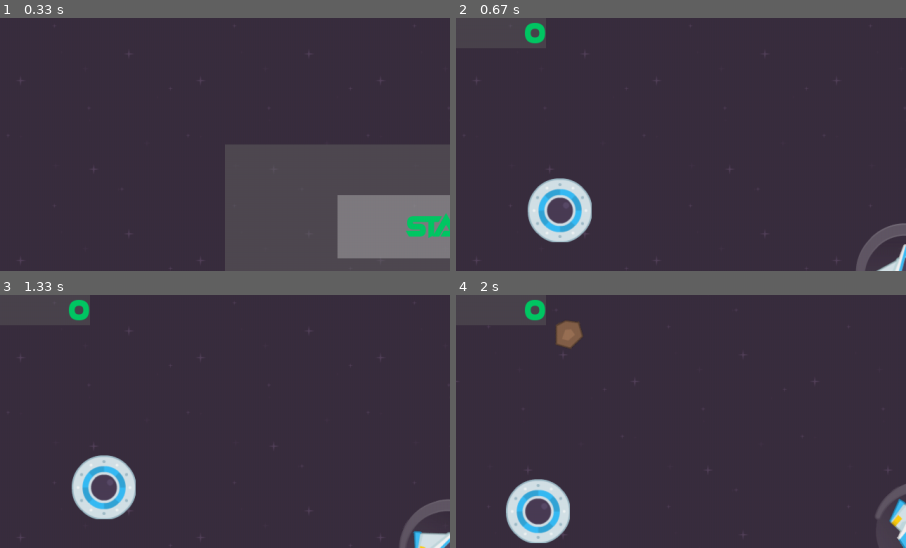
Above: before the commit, frames 1-4 (two rows, left to right).
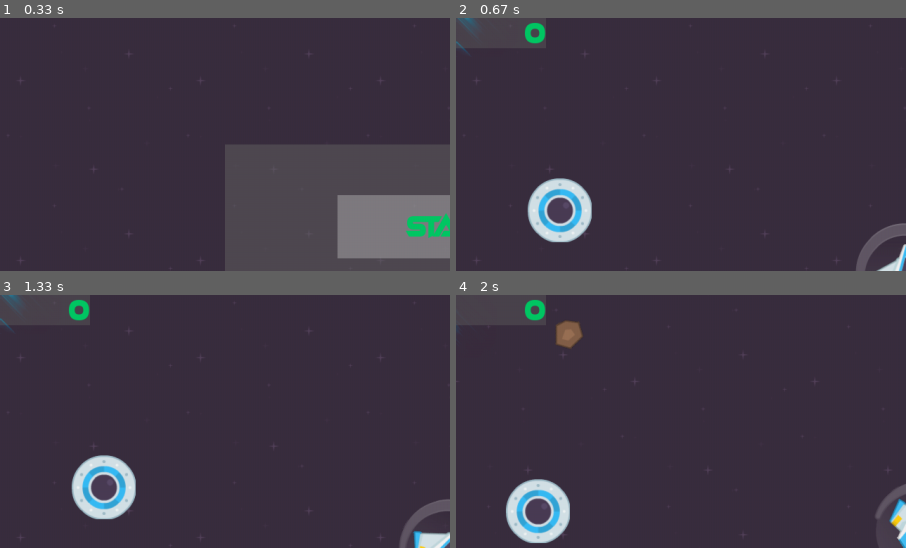
Above: after the commit, the same moments.

Repository: genericprogrammerdude/pygamengn
Game: pygame game, started from main.py
Two runs of this game, one before a commit and one after it. Both use one fixed random seed, a clock stepped at 60 frames per second and the inputs below.
Inputs:
- Up to frame 1 (0.33 s): no input
- Up to frame 2 (0.67 s): click "Start" at 0.38 s
- Up to frame 3 (1.33 s): tap Space at 0.67 s; hold D from 1 s (still down)
- Up to frame 4 (2 s): release D at 1.47 s; hold W 1.5-1.8 s; hold D from 1.83 s (still down)
The pictures show only the part of the screen within x 0-50%, y 0-50%; the shares and areas given below are measured in that part.

Frame 1 is identical in both runs. In frame 2, 0.1% of the frame differs, in the area x 0-5%, y 0-14%; in frame 3, 0.1%; in frame 4, less than 0.1%.

Commit message:
Added NavArrow to point to the next waypoint.

Diff:
--- a/Assets/inventory.json
+++ b/Assets/inventory.json
@@ -38,7 +38,8 @@
         "asteroid_18": "Assets/SpaceShooterRedux/PNG/Meteors/meteorGrey_tiny1.png",
         "asteroid_19": "Assets/SpaceShooterRedux/PNG/Meteors/meteorGrey_tiny2.png",
         "background": "Assets/SpaceShooterRedux/Backgrounds/darkPurple.png",
-        "waypoint": "Assets/SpaceShooterRedux/PNG/ufoBlue.png"
+        "waypoint": "Assets/SpaceShooterRedux/PNG/ufoBlue.png",
+        "arrow": "Assets/arrow.png"
     },
 
     "assets": {
@@ -95,6 +96,7 @@
                     ["Level_02/Waypoint"],
                     ["Level_02/AsteroidProjectile"],
                     ["Level_02/AsteroidTurret", "Level_02/AsteroidTurretGun"],
+                    ["NavArrow"],
                     ["AnimatedTexture"],
                     ["HealthBar"]
                 ]
@@ -289,7 +291,8 @@
                 "fire_freq": 200,
                 "game_object_type:mover": "PlayerShipMover",
                 "death_effect": "ExplosionBig",
-                "damage": 50
+                "damage": 50,
+                "game_object_type:nav_arrow": "NavArrow"
             },
             "groups": [
                 "RenderGroup",
@@ -336,6 +339,15 @@
             "groups": [
                 "RenderGroup",
                 "PlayerGroup"
+            ]
+        },
+        "NavArrow": {
+            "class_name": "NavArrow",
+            "kwargs": {
+                "image:image": "arrow"
+            },
+            "groups": [
+                "RenderGroup"
             ]
         },
         "PlayerProjectile": {
--- a/GameEngine/trigger.py
+++ b/GameEngine/trigger.py
@@ -21,7 +21,3 @@
     def set_enter_callback(self, enter_callback):
         """Sets the callback to invoke when a game object enters the trigger."""
         self.enter_callback = enter_callback
-
-    def take_damage(self, damage, instigator):
-        """Takes damage for this game object."""
-        pass
--- /dev/null
+++ b/nav_arrow.py
@@ -0,0 +1,13 @@
+from game_object import GameObject
+from game_object_factory import GameObjectFactory
+
+
+@GameObjectFactory.register("NavArrow")
+class NavArrow(GameObject):
+
+    def __init__(self, **kwargs):
+        super().__init__(**kwargs)
+
+    def set_target(self, target):
+        """Sets the target to point to."""
+        self.target = target
--- a/ship.py
+++ b/ship.py
@@ -3,6 +3,7 @@
 from game_object_factory import GameObjectFactory
 from health_bar import HealthBar
 from mover import MoverVelocity
+from nav_arrow import NavArrow
 from projectile import Projectile
 
 
@@ -10,7 +11,7 @@
 class Ship(GameObject):
     """Space ship game object."""
 
-    def __init__(self, image, projectile_type, fire_freq, mover, death_effect, damage, **kwargs):
+    def __init__(self, image, projectile_type, fire_freq, mover, death_effect, damage, nav_arrow, **kwargs):
         super().__init__(image, **kwargs)
         self.mover = mover
         self.projectile_type = projectile_type
@@ -18,6 +19,7 @@
         self.time_since_last_fire = self.fire_freq
         self.death_effect = death_effect
         self.damage = damage
+        self.nav_arrow = nav_arrow
         self.score = 0
         self.death_callbacks = []
 
@@ -28,6 +30,9 @@
         # Now do the regular GameObject update
         super().update(delta)
         self.time_since_last_fire += delta
+
+        # Position nav arrow
+        # Orient arrow to point to the current waypoint
 
     def set_velocity(self, velocity):
         """Sets the ship's velocity."""
@@ -54,3 +59,8 @@
         """Callback for when the death effect is done playing."""
         for callback in self.death_callbacks:
             callback()
+
+    def set_waypoint(self, waypoint):
+        """Sets the waypoint the ship should go to."""
+        self.waypoint = waypoint
+        self.nav_arrow.set_target(waypoint)
--- a/space_shooter_game.py
+++ b/space_shooter_game.py
@@ -106,11 +106,16 @@
             self.time = 0
             self.create_waypoint()
 
-    def create_waypoint(self):
+    def create_waypoint(self, gob=None):
+        """Creates a new waypoing."""
+        if self.waypoint:
+            self.waypoint.die(self.player)
         angle = numpy.deg2rad(random.randrange(0, 360))
         pos = self.player.pos + 500 * pygame.Vector2(numpy.cos(angle), numpy.sin(angle))
         self.waypoint = GameObjectFactory.create(self.waypoint_type)
         self.waypoint.set_pos(pos)
+        self.waypoint.set_enter_callback(self.create_waypoint)
+        self.player.set_waypoint(self.waypoint)
 
     def start_play(self):
         """Prepares the game to start playing."""
Binary file added: Assets/arrow.png
